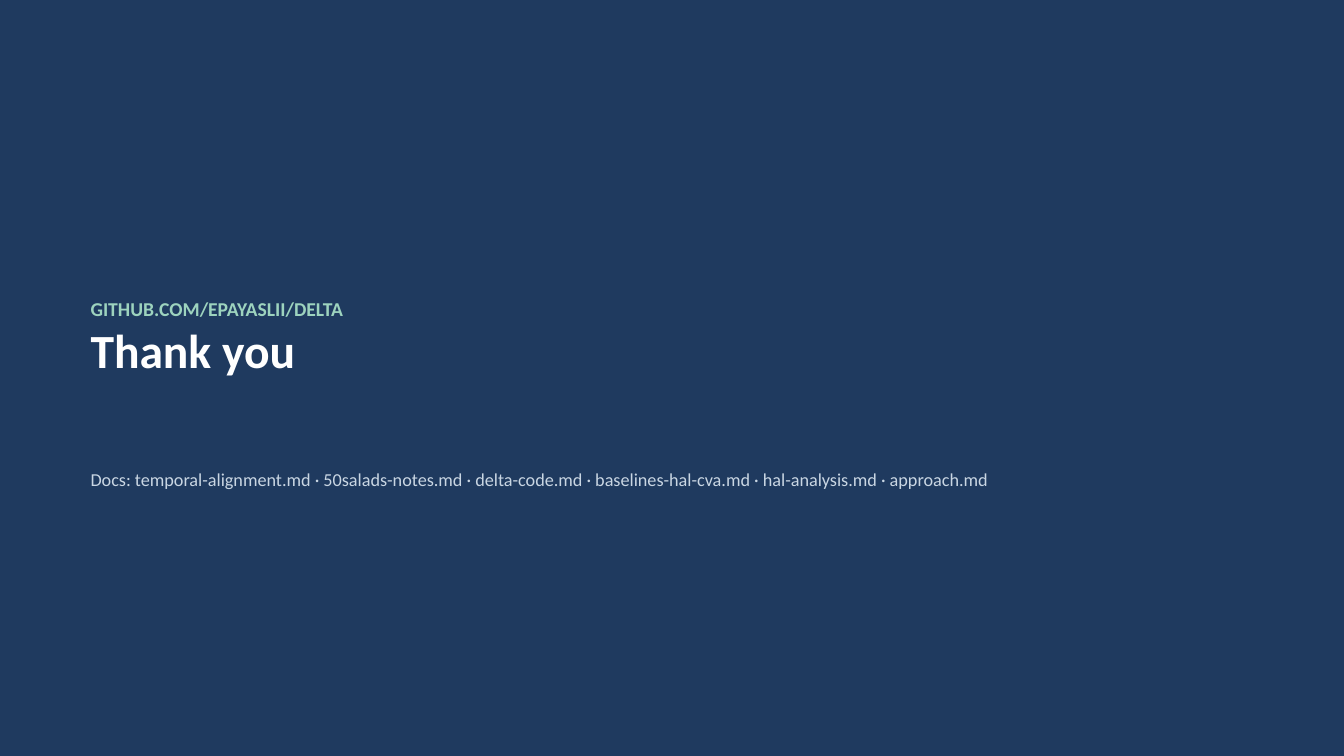
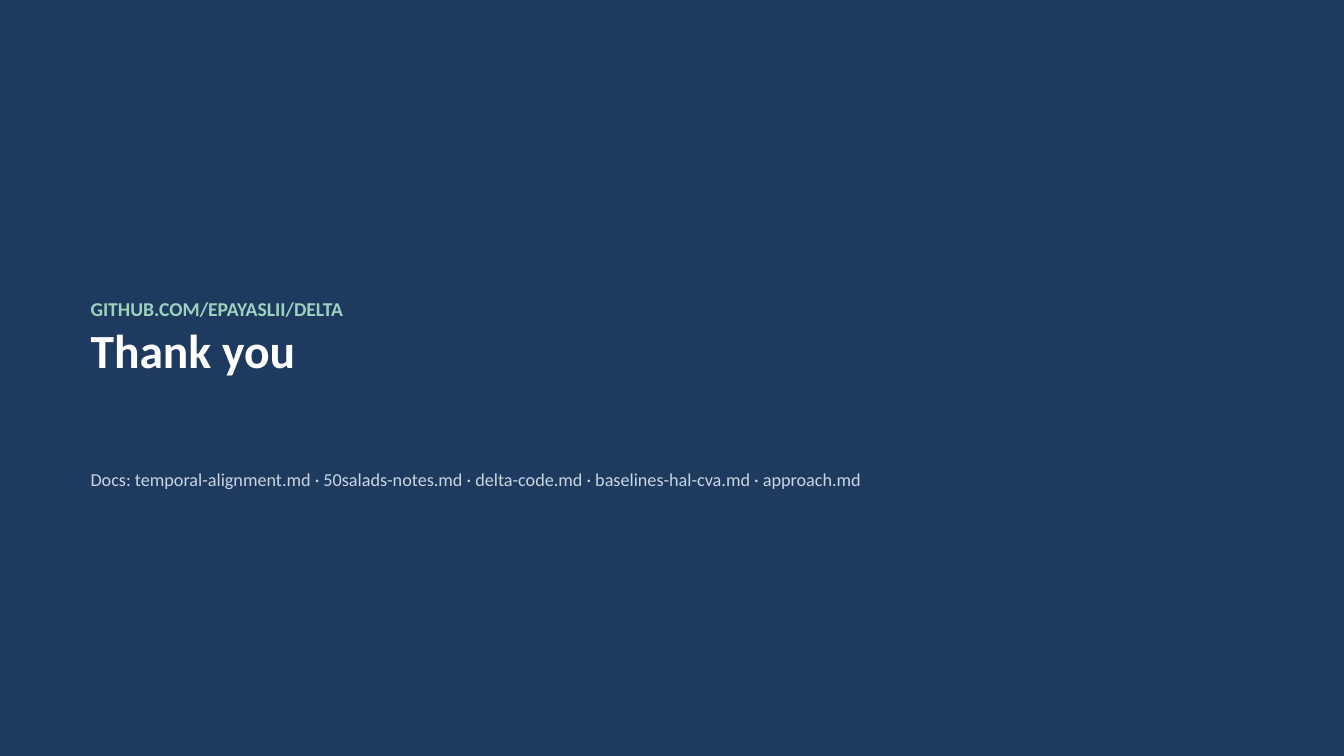
Before and after one commit to epayaslii/DELTA, a slide deck: slide 21 of slides/DELTA_progress_Mariella.pptx. Drawn at 1344x756 pixels with LibreOffice and Linux fonts; fonts in the diff are those of the drawing. Boxes give left, top, right and bottom in pixels: in the first picture for what was removed or moved away, otherwise in the second. Text is boxed around its words. In the diff, an @@ line names an element or a change of style, - is before the commit and + after.

Commit message:
Pivot HAL -> MASRA in progress deck and baselines doc
Supervisor requires a VLM-based TA with no segmentation-based approach, so
HAL is dropped as a workstream (kept as a baseline number only). New split:
Eliz -> MASRA (MLLM train-time LRCA/ESTA regulariser on InternVideo2
transcript x frame similarity, plan M1-M7), co-intern -> CVA.

- slides/make_deck.py + .pptx: 21 slides reworked for the pivot (framing,
  VLM-alignment literature, workstream split, MASRA M1-M7 plan, sequencing,
  questions).
- docs/baselines-hal-cva.md: scope-update banner, MASRA analysis section,
  genuine transcript->video aligner refs, rewritten workstream split; old
  HAL plan retained as record-only.

```diff
--- a/slides/DELTA_progress_Mariella.pptx
+++ b/slides/DELTA_progress_Mariella.pptx
@@ text at (91,473,861,489): text changed @@
-Docs: temporal-alignment.md · 50salads-notes.md · delta-code.md · baselines-hal-cva.md · hal-analysis.md · approach.md
+Docs: temporal-alignment.md · 50salads-notes.md · delta-code.md · baselines-hal-cva.md · approach.md
```
Also in this commit, not shown: 11 other slides changed, 1 slide added, 1 slide removed, 2 other files.
